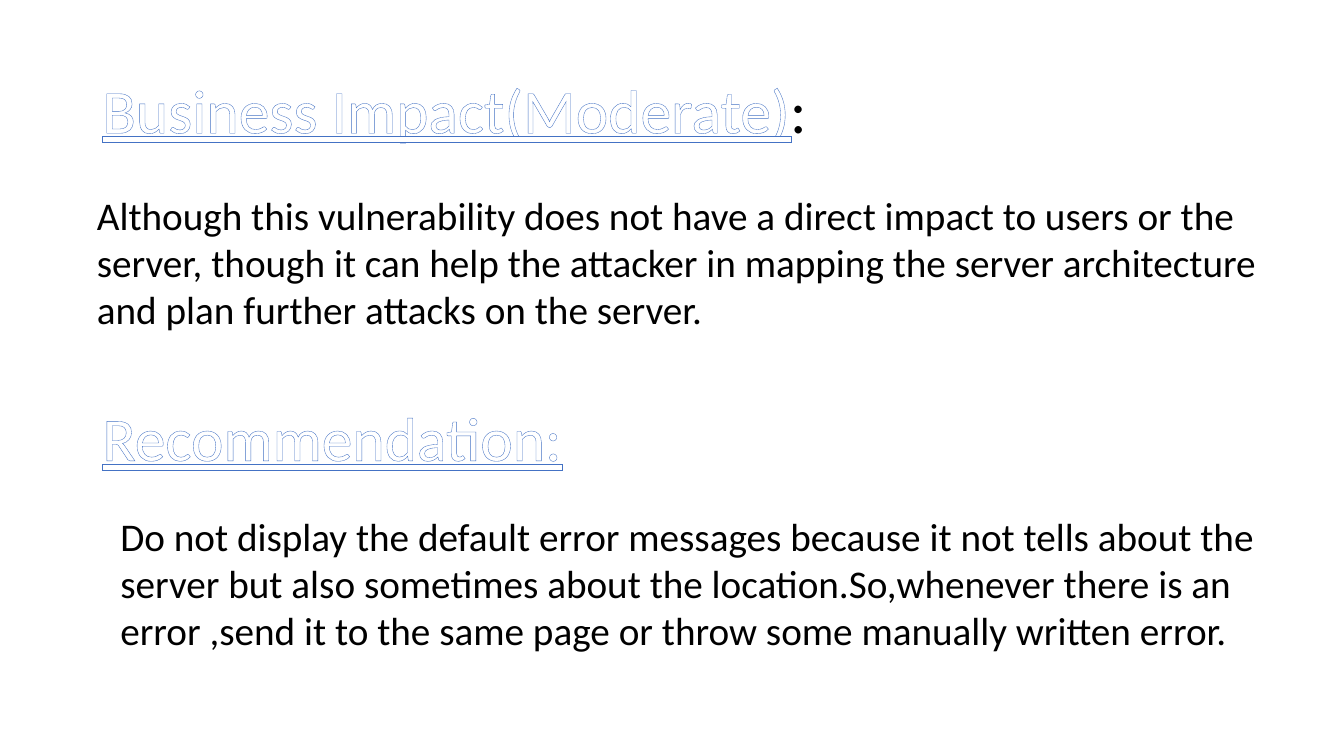
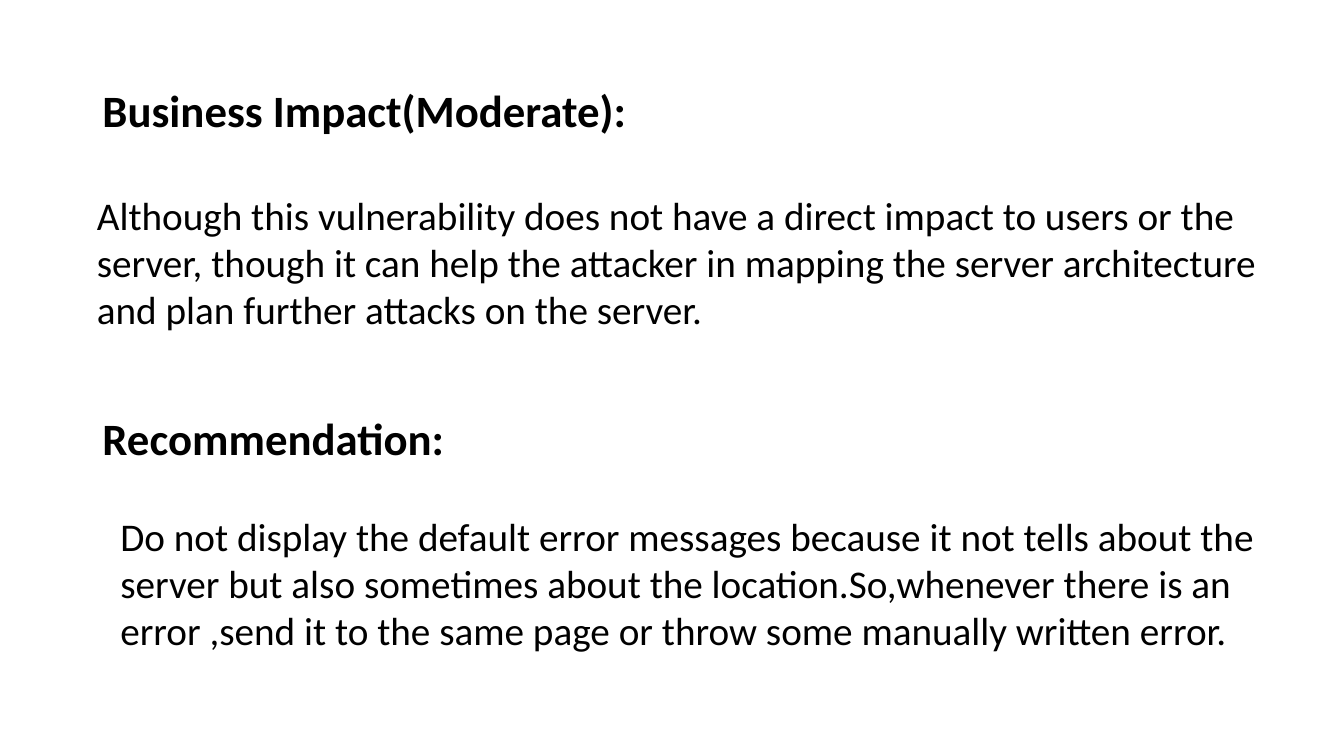
Before and after one commit to RocktimRajkumar/CEH-hack-a-thon, a slide deck: slide 108 of reports/Lifestyle Store/LifeStyle Store Application Reports.pptx. Drawn at 1344x756 pixels with LibreOffice and Linux fonts; fonts in the diff are those of the drawing. Boxes give left, top, right and bottom in pixels: in the first picture for what was removed or moved away, otherwise in the second. Text is boxed around its words. In the diff, an @@ line names an element or a change of style, - is before the commit and + after.

```diff
--- a/reports/Lifestyle Store/LifeStyle Store Application Reports.pptx
+++ b/reports/Lifestyle Store/LifeStyle Store Application Reports.pptx
@@ title "Business Impact(Moderate):" at (102, 94, 626, 134): size 44 to 32 pt, text colour #FFFFFF to #000000, letter outline #4472C4 0.8 pt to none, bold on, underline off @@
@@ text "Recommendation:" at (102, 423, 444, 456): size 44 to 32 pt, text colour #FFFFFF to #000000, letter outline #4472C4 0.8 pt to none, bold on, underline off @@
```
Also in this commit, not shown: 10 other slides changed.
